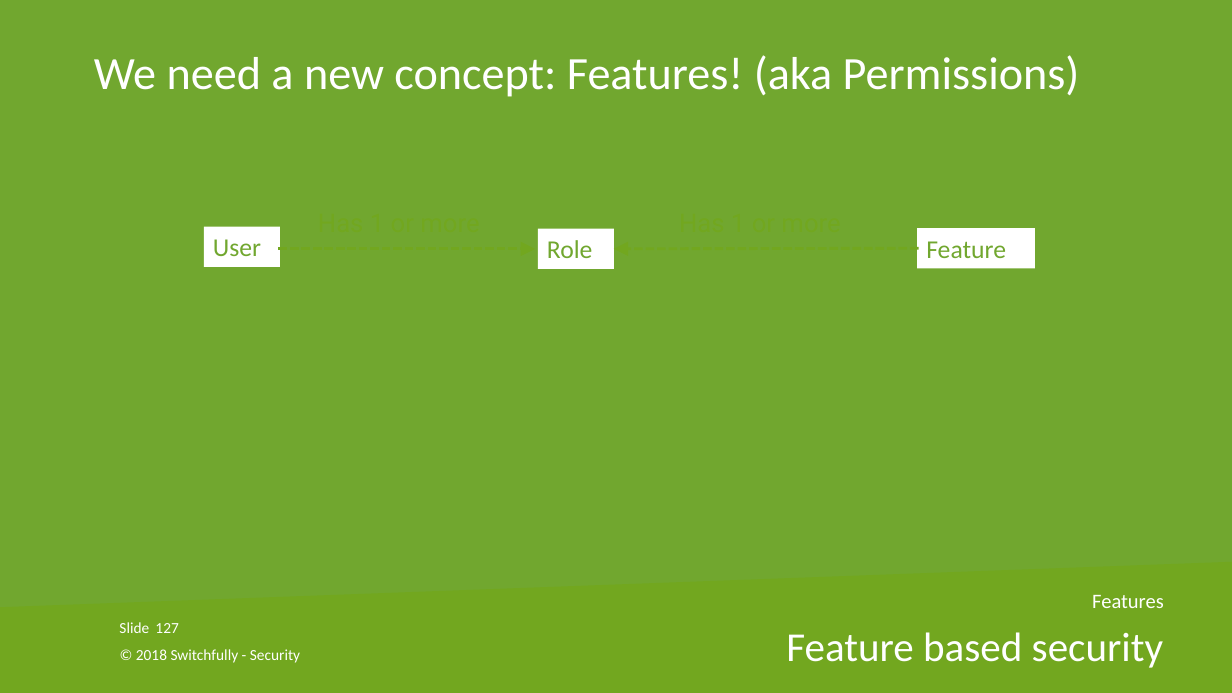
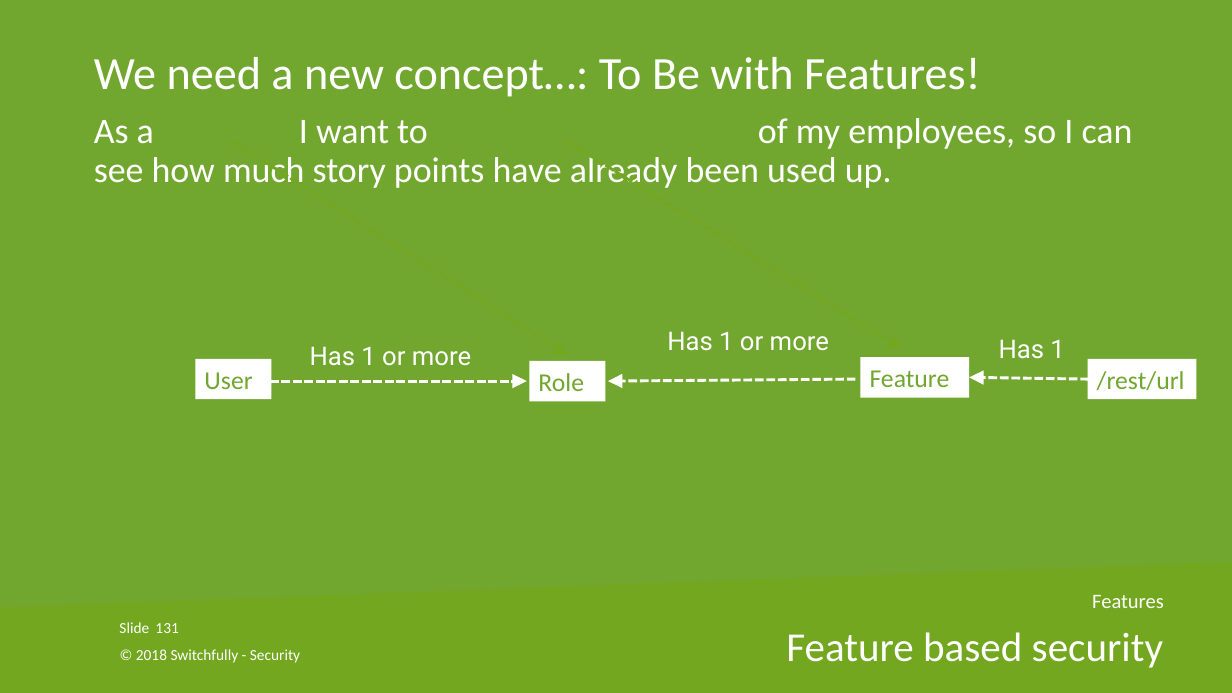
Before and after one commit to nielsjani/switchfully-security, a slide deck: slide 131 of powerpoint/switchfully-security@Cegeka.pptx (slide 127 before the commit). Drawn at 1232x693 pixels with LibreOffice and Linux fonts; fonts in the diff are those of the drawing; background and template pictures are left out. Boxes give left, top, right and bottom in pixels: in the first picture for what was removed or moved away, otherwise in the second. Text is boxed around its words. In the diff, an @@ line names an element or a change of style, - is before the commit and + after.

```diff
--- a/powerpoint/switchfully-security@Cegeka.pptx
+++ b/powerpoint/switchfully-security@Cegeka.pptx
@@ text at [94, 57, 1133, 188]: text changed; size 36 to 28 pt @@
-We need a new concept: Features! (aka Permissions)
+We need a new concept…: To Be with Features!
+As a manager I want to see the hours worked of my employees, so I can see how much story points have already been used up.
@@ arrow added from (234, 141) to (567, 355), #72A71F 2.25 pt dashed @@
@@ arrow moved from (918, 249) - (614, 249) to (567, 141) - (902, 348) @@
@@ text "Has 1 or more" at [667, 331, 829, 351]: text colour #72A71F to #FFFFFF @@
@@ text "Has 1 or more": place and size @@
-text "Has 1 or more" at [657, 202, 863, 243]
+text "Has 1 or more" at [667, 331, 829, 351]
@@ text "Has 1 or more" at [310, 346, 471, 366]: text colour #72A71F to #FFFFFF @@
@@ rectangle "Feature": place and size @@
-rectangle "Feature" at [918, 228, 1035, 269]
+rectangle "Feature" at [860, 358, 970, 398]
@@ text added at [999, 339, 1064, 359], 20 pt, text #FFFFFF @@
+Has 1
@@ rectangle added at [1088, 359, 1197, 399], fill #FFFFFF, 20 pt, text #71A72F @@
+/rest/url
@@ arrow moved from (280, 249) - (535, 249) to (272, 381) - (527, 381) @@
@@ arrow (272, 381) - (527, 381): stroke #72A71F 2.25 pt dashed to #FFFFFF 2.25 pt dashed @@
@@ 2 rectangles, 1 text: place and size @@
-2 rectangles, 1 text at [204, 202, 614, 269]
+2 rectangles, 1 text at [195, 346, 605, 402]
@@ arrow added from (854, 379) to (608, 381), #FFFFFF 2.25 pt dashed @@
@@ arrow added from (1088, 379) to (970, 377), #FFFFFF 2.25 pt dashed @@
@@ page number at [155, 623, 178, 633]: text changed @@
-127
+131
```
Also in this commit, not shown: 4 other slides changed, 6 slides added, 1 slide removed.
